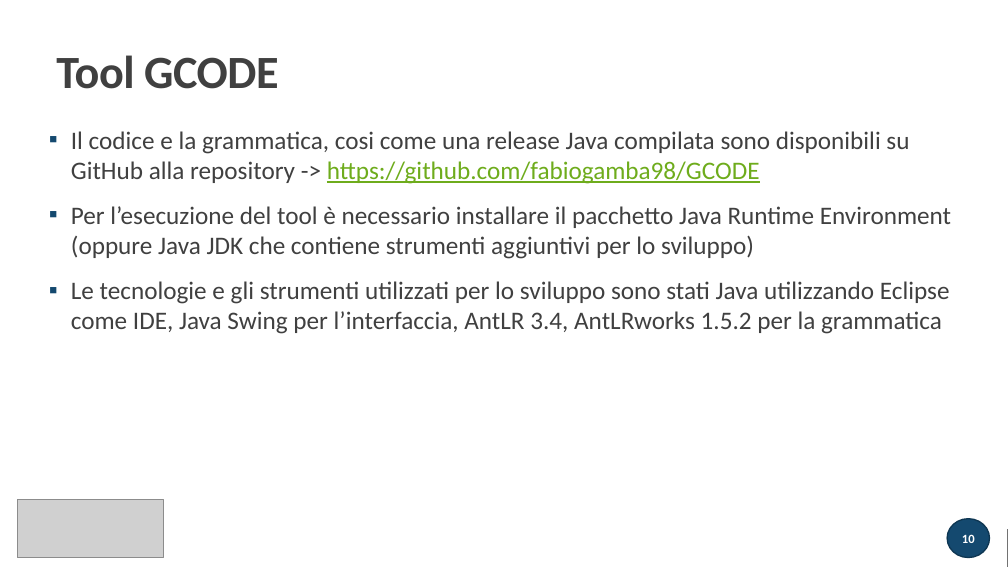
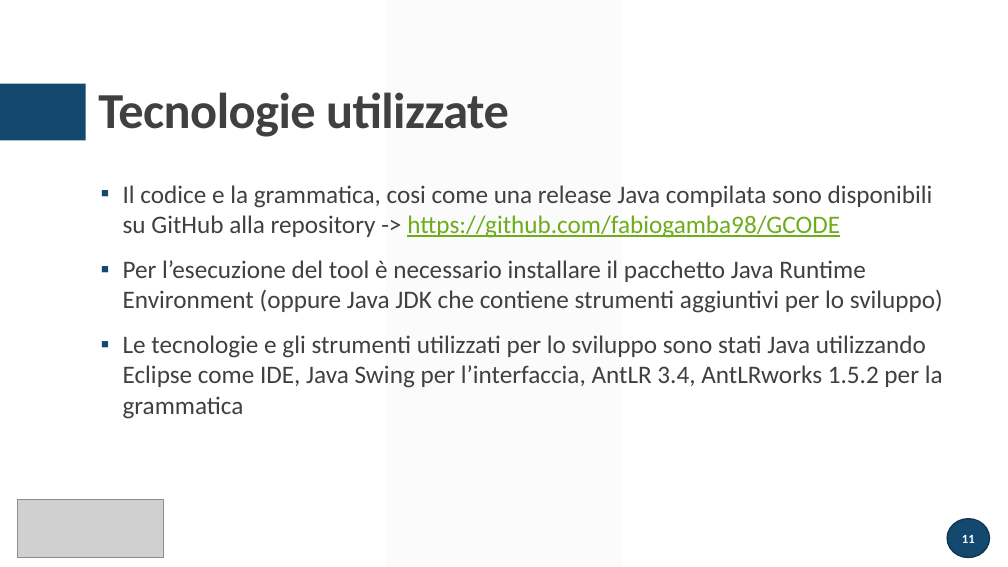
Before and after one commit to atusghen/GCODE, a slide deck: slide 11 of presentazione.pptx (slide 10 before the commit). Drawn at 1008x567 pixels with LibreOffice and Linux fonts; fonts in the diff are those of the drawing; grey boxes stand for pictures. Boxes give left, top, right and bottom in pixels: in the first picture for what was removed or moved away, otherwise in the second. Text is boxed around its words. In the diff, an @@ line names an element or a change of style, - is before the commit and + after.

```diff
--- a/presentazione.pptx
+++ b/presentazione.pptx
@@ rectangle removed at (x1=0, y1=0, x2=1008, y2=567) @@
@@ parallelogram moved from (x1=616, y1=0, x2=852, y2=567) to (x1=386, y1=0, x2=622, y2=567) @@
@@ title removed at (x1=56, y1=55, x2=278, y2=89) @@
-Tool GCODE
@@ rectangle added at (x1=0, y1=84, x2=85, y2=141), fill #14496F @@
@@ title added at (x1=98, y1=92, x2=509, y2=137), 48 pt, text #404040, bold @@
+Tecnologie utilizzate
@@ text "Il codice e la grammatica, ..." rewrapped from (x1=71, y1=131, x2=951, y2=334) to (x1=123, y1=185, x2=943, y2=419) @@
@@ rectangle removed at (x1=49, y1=205, x2=293, y2=243) @@
@@ line removed from (49, 218) to (284, 218) @@
@@ rectangle removed at (x1=0, y1=529, x2=1008, y2=567) @@
@@ page number at (x1=962, y1=535, x2=975, y2=543): text changed @@
-10
+11
```
Also in this commit, not shown: 4 other slides changed, 2 slides added, 1 slide removed, 1 other file.
